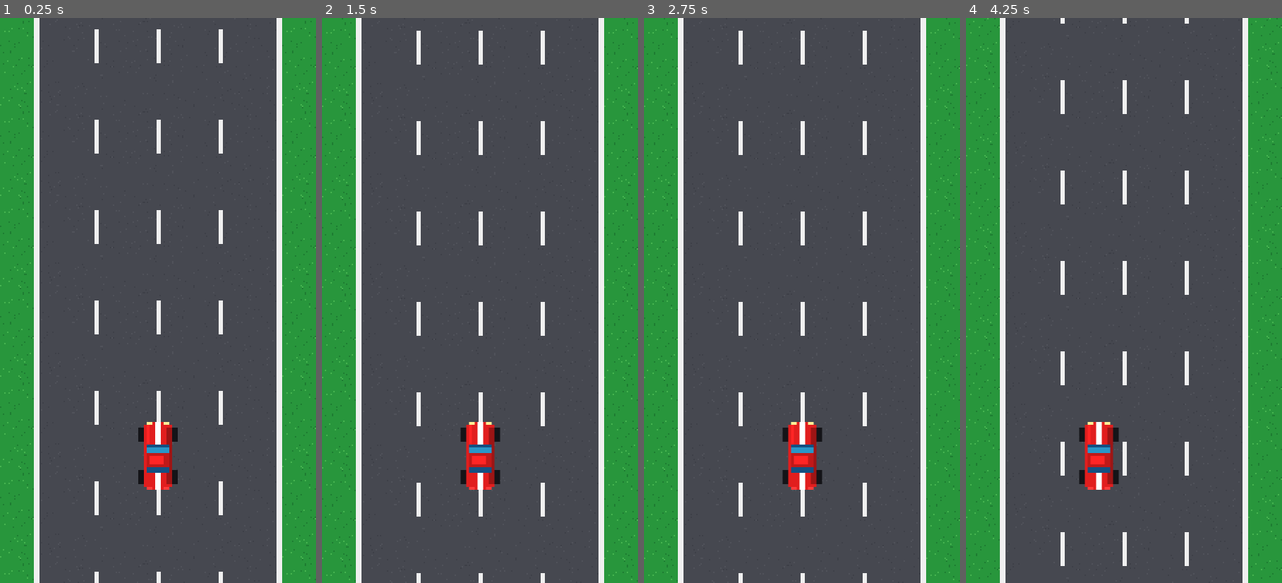
Above: before the commit, frames 1-4 (left to right).
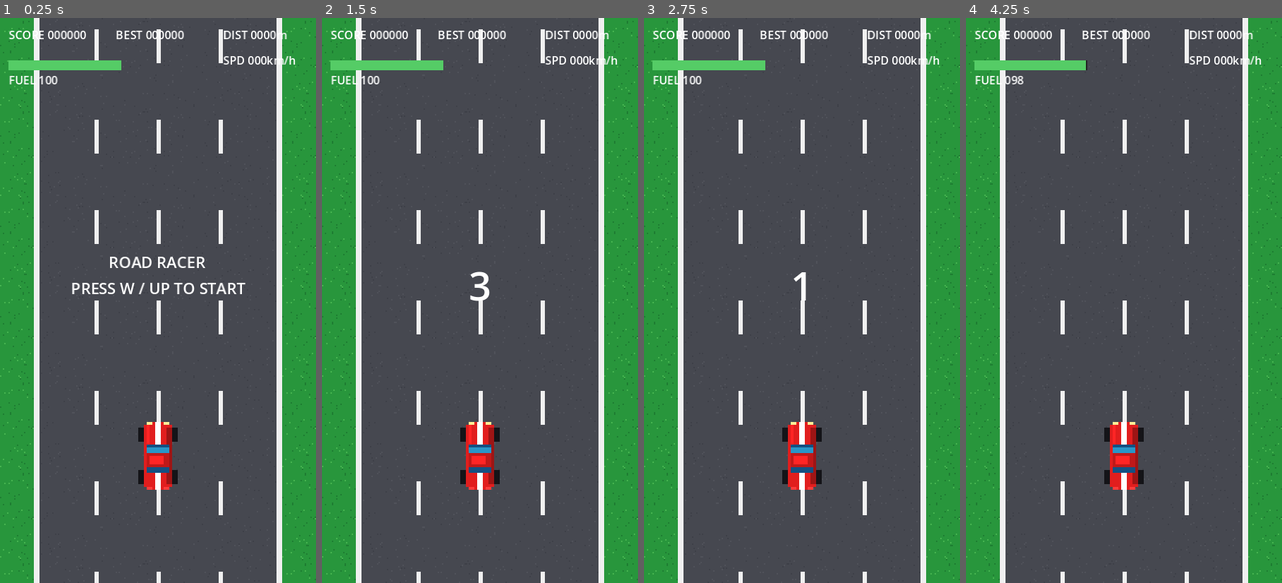
Above: after the commit, the same moments.

Repository: WhySamir/ROAD_RACER
Game: Godot game, scene res://scenes/main.tscn
Same seed, same stepped clock (60 frames per second), same inputs: the game is played once before the commit and once after it.
Inputs:
- Up to frame 1 (0.25 s): no input
- Up to frame 2 (1.5 s): tap W at 0.5 s; hold D (steer_right) 0.53-1.28 s; tap Space (jump) at 0.6, 0.77, 1.07, 1.25, 1.35 s; hold Down (brake) from 1.28 s (still down)
- Up to frame 3 (2.75 s): tap Space (jump) at 1.52, 1.82, 2.1 s; tap Enter at 2 s; release Down (brake) at 2.03 s; hold D (steer_right) from 2.03 s (still down)
- Up to frame 4 (4.25 s): release D (steer_right) at 2.78 s; hold Up (accelerate) 2.78-3.53 s; tap Space (jump) at 2.85, 3.02, 3.32, 3.6, 3.77, 4.07 s; hold Insert (steer_left) from 3.53 s (still down)

The runs differ from the first frame. In frame 1, 2.2% of the frame differs, in the area x 2-94%, y 2-49%; in frame 2, 3.2%; in frame 3, 3.2%; in frame 4, 8.0%, in the area x 0-100%, y 0-100%.

Commit message:
Complete Task 3: fuel system, pickups, hazards, stages, scoring, HUD and game flow

Diff:
--- /dev/null
+++ b/scenes/hazard.tscn
@@ -0,0 +1,21 @@
+[gd_scene load_steps=4 format=3]
+
+[ext_resource type="Script" path="res://scripts/hazard.gd" id="1_hazard"]
+[ext_resource type="Texture2D" path="res://assets/hazard_oil.png" id="2_oil"]
+
+[sub_resource type="RectangleShape2D" id="RectangleShape2D_hazard"]
+size = Vector2(28, 24)
+
+[node name="Hazard" type="Area2D"]
+collision_layer = 8
+collision_mask = 1
+z_index = 0
+script = ExtResource("1_hazard")
+
+[node name="Sprite2D" type="Sprite2D" parent="."]
+texture_filter = 1
+texture = ExtResource("2_oil")
+scale = Vector2(2, 2)
+
+[node name="CollisionShape2D" type="CollisionShape2D" parent="."]
+shape = SubResource("RectangleShape2D_hazard")
--- /dev/null
+++ b/scenes/hud.tscn
@@ -0,0 +1,90 @@
+[gd_scene load_steps=2 format=3]
+
+[ext_resource type="Script" path="res://scripts/hud.gd" id="1_hud"]
+
+[node name="HUD" type="CanvasLayer"]
+script = ExtResource("1_hud")
+
+[node name="Panel" type="Control" parent="."]
+layout_mode = 3
+anchors_preset = 15
+anchor_right = 1.0
+anchor_bottom = 1.0
+grow_horizontal = 2
+grow_vertical = 2
+mouse_filter = 2
+
+[node name="Score" type="Label" parent="Panel"]
+offset_left = 6.0
+offset_top = 6.0
+offset_right = 80.0
+offset_bottom = 20.0
+theme_override_font_sizes/font_size = 8
+text = "SCORE 000000"
+
+[node name="Best" type="Label" parent="Panel"]
+offset_left = 82.0
+offset_top = 6.0
+offset_right = 156.0
+offset_bottom = 20.0
+theme_override_font_sizes/font_size = 8
+text = "BEST 000000"
+
+[node name="Distance" type="Label" parent="Panel"]
+offset_left = 158.0
+offset_top = 6.0
+offset_right = 220.0
+offset_bottom = 20.0
+theme_override_font_sizes/font_size = 8
+text = "DIST 0000m"
+
+[node name="Speed" type="Label" parent="Panel"]
+offset_left = 158.0
+offset_top = 24.0
+offset_right = 220.0
+offset_bottom = 38.0
+theme_override_font_sizes/font_size = 8
+text = "SPD 000km/h"
+
+[node name="FuelBar" type="Control" parent="Panel"]
+offset_left = 6.0
+offset_top = 30.0
+offset_right = 94.0
+offset_bottom = 46.0
+
+[node name="Background" type="ColorRect" parent="Panel/FuelBar"]
+offset_right = 80.0
+offset_bottom = 7.0
+color = Color(0.12, 0.12, 0.12, 0.9)
+
+[node name="Fill" type="ColorRect" parent="Panel/FuelBar"]
+offset_right = 80.0
+offset_bottom = 7.0
+color = Color(0.33, 0.8, 0.4, 1)
+
+[node name="Value" type="Label" parent="Panel/FuelBar"]
+offset_top = 8.0
+offset_right = 80.0
+offset_bottom = 20.0
+theme_override_font_sizes/font_size = 8
+text = "FUEL 100"
+
+[node name="Message" type="Label" parent="."]
+offset_left = 24.0
+offset_top = 165.0
+offset_right = 200.0
+offset_bottom = 220.0
+theme_override_colors/font_color = Color(1, 1, 1, 1)
+theme_override_font_sizes/font_size = 11
+text = "ROAD RACER\nPRESS W / UP TO START"
+horizontal_alignment = 1
+
+[node name="Countdown" type="Label" parent="."]
+visible = false
+offset_left = 80.0
+offset_top = 170.0
+offset_right = 144.0
+offset_bottom = 240.0
+theme_override_font_sizes/font_size = 28
+text = "3"
+horizontal_alignment = 1
--- a/scenes/main.tscn
+++ b/scenes/main.tscn
@@ -1,10 +1,11 @@
-[gd_scene load_steps=6 format=3]
+[gd_scene load_steps=7 format=3]
 
 [ext_resource type="Script" path="res://scripts/road_scroller.gd" id="1_road"]
 [ext_resource type="PackedScene" path="res://scenes/player.tscn" id="2_player"]
 [ext_resource type="Texture2D" path="res://assets/tile_road.png" id="3_road_texture"]
 [ext_resource type="Texture2D" path="res://assets/tile_grass.png" id="4_grass_texture"]
 [ext_resource type="Script" path="res://scripts/game_manager.gd" id="5_manager"]
+[ext_resource type="PackedScene" path="res://scenes/hud.tscn" id="6_hud"]
 
 [node name="Main" type="Node2D"]
 
@@ -40,3 +41,5 @@
 
 [node name="Player" parent="." instance=ExtResource("2_player")]
 position = Vector2(112, 310)
+
+[node name="HUD" parent="." instance=ExtResource("6_hud")]
--- /dev/null
+++ b/scenes/pickup.tscn
@@ -0,0 +1,21 @@
+[gd_scene load_steps=4 format=3]
+
+[ext_resource type="Script" path="res://scripts/pickup.gd" id="1_pickup"]
+[ext_resource type="Texture2D" path="res://assets/pickup_fuel.png" id="2_fuel"]
+
+[sub_resource type="RectangleShape2D" id="RectangleShape2D_pickup"]
+size = Vector2(24, 24)
+
+[node name="Pickup" type="Area2D"]
+collision_layer = 4
+collision_mask = 1
+z_index = 0
+script = ExtResource("1_pickup")
+
+[node name="Sprite2D" type="Sprite2D" parent="."]
+texture_filter = 1
+texture = ExtResource("2_fuel")
+scale = Vector2(2, 2)
+
+[node name="CollisionShape2D" type="CollisionShape2D" parent="."]
+shape = SubResource("RectangleShape2D_pickup")
--- a/scripts/game_manager.gd
+++ b/scripts/game_manager.gd
@@ -7,29 +7,128 @@
 const MIN_VERTICAL_GAP: float = 90.0
 const BASE_SPAWN_INTERVAL: float = 1.65
 const STAGE_DISTANCE: float = 1500.0
+const FUEL_DRAIN_PER_SECOND: float = 1.6
+const HIGH_SPEED_FUEL_DRAIN: float = 0.01
+const PICKUP_MIN_INTERVAL: float = 8.0
+const PICKUP_MAX_INTERVAL: float = 14.0
+const HAZARD_INTERVAL: float = 5.0
 
 @export var traffic_scene: PackedScene
+@export var pickup_scene: PackedScene
+@export var hazard_scene: PackedScene
 @export var spawn_interval: float = BASE_SPAWN_INTERVAL
 
 var distance_m: float = 0.0
 var stage: int = 1
+var _last_distance_score: int = 0
 var _spawn_timer: float = 0.8
+var _pickup_timer: float = PICKUP_MIN_INTERVAL
+var _hazard_timer: float = HAZARD_INTERVAL
+var _countdown_timer: float = 0.0
+var _countdown_value: int = 0
 var _rng: RandomNumberGenerator = RandomNumberGenerator.new()
 
 func _ready() -> void:
 	_rng.randomize()
 	if traffic_scene == null:
 		traffic_scene = load("res://scenes/traffic_car.tscn") as PackedScene
+	if pickup_scene == null:
+		pickup_scene = load("res://scenes/pickup.tscn") as PackedScene
+	if hazard_scene == null:
+		hazard_scene = load("res://scenes/hazard.tscn") as PackedScene
+	GameState.reset_game()
+	GameState.set_phase("MENU")
 
 func _process(delta: float) -> void:
+	if GameState.game_phase == "MENU" or GameState.game_phase == "GAME_OVER":
+		if Input.is_action_just_pressed("accelerate") or Input.is_action_just_pressed("jump"):
+			_begin_countdown()
+		return
+	if GameState.game_phase == "COUNTDOWN":
+		_process_countdown(delta)
+		return
+	if GameState.game_phase != "PLAYING":
+		return
 	distance_m += GameState.speed * delta / 10.0
 	stage = maxi(1, int(distance_m / STAGE_DISTANCE) + 1)
+	var distance_score: int = int(distance_m)
+	if distance_score > _last_distance_score:
+		GameState.score += distance_score - _last_distance_score
+		_last_distance_score = distance_score
+	GameState.distance = distance_m
+	GameState.distance_changed.emit(distance_m)
+	if stage != GameState.stage:
+		GameState.stage = stage
+		GameState.stage_changed.emit(stage)
+	var fuel_drain: float = FUEL_DRAIN_PER_SECOND + maxf(GameState.speed - 300.0, 0.0) * HIGH_SPEED_FUEL_DRAIN
+	GameState.fuel -= fuel_drain * delta
+	if GameState.fuel <= 0.0:
+		GameState.set_game_over()
+		return
 	_spawn_timer -= delta
 	if _spawn_timer <= 0.0:
 		if _try_spawn_traffic():
 			_spawn_timer = maxf(0.65, spawn_interval / (1.0 + 0.08 * float(stage - 1)))
 		else:
 			_spawn_timer = 0.2
+	_pickup_timer -= delta
+	if _pickup_timer <= 0.0:
+		_spawn_pickup()
+		_pickup_timer = _rng.randf_range(PICKUP_MIN_INTERVAL, PICKUP_MAX_INTERVAL)
+	if stage >= 2:
+		_hazard_timer -= delta
+		if _hazard_timer <= 0.0:
+			_spawn_hazard("rock" if stage >= 3 and _rng.randf() > 0.5 else "oil")
+			_hazard_timer = HAZARD_INTERVAL
+
+func _begin_countdown() -> void:
+	_cleanup_world()
+	var player: Node = get_tree().get_first_node_in_group("player")
+	if is_instance_valid(player) and player.has_method("reset_for_new_game"):
+		player.call("reset_for_new_game")
+	GameState.reset_game()
+	distance_m = 0.0
+	stage = 1
+	_last_distance_score = 0
+	GameState.set_phase("COUNTDOWN")
+	_countdown_value = 3
+	_countdown_timer = 1.0
+	GameState.countdown_changed.emit(_countdown_value)
+
+func _process_countdown(delta: float) -> void:
+	_countdown_timer -= delta
+	if _countdown_timer > 0.0:
+		return
+	_countdown_value -= 1
+	GameState.countdown_changed.emit(_countdown_value)
+	if _countdown_value <= 0:
+		GameState.set_phase("PLAYING")
+		_spawn_timer = 0.5
+	else:
+		_countdown_timer = 1.0
+
+func _cleanup_world() -> void:
+	for group_name: String in ["traffic", "pickup", "hazard"]:
+		for node: Node in get_tree().get_nodes_in_group(group_name):
+			if is_instance_valid(node):
+				node.queue_free()
+
+func _spawn_pickup() -> void:
+	if pickup_scene == null:
+		return
+	var pickup: Area2D = pickup_scene.instantiate() as Area2D
+	var lane: int = _rng.randi_range(0, LANE_COUNT - 1)
+	pickup.position = Vector2(ROAD_LEFT + 22.0 + LANE_WIDTH * lane, SPAWN_Y)
+	add_child(pickup)
+
+func _spawn_hazard(hazard_type: String) -> void:
+	if hazard_scene == null:
+		return
+	var hazard: Area2D = hazard_scene.instantiate() as Area2D
+	hazard.set("hazard_type", hazard_type)
+	var lane: int = _rng.randi_range(0, LANE_COUNT - 1)
+	hazard.position = Vector2(ROAD_LEFT + 22.0 + LANE_WIDTH * lane, SPAWN_Y)
+	add_child(hazard)
 
 func _try_spawn_traffic() -> bool:
 	var available_lanes: Array[int] = []
--- a/scripts/game_state.gd
+++ b/scripts/game_state.gd
@@ -5,6 +5,11 @@
 signal score_changed(value: int)
 signal game_over
 signal jump_meter_changed(value: float)
+signal distance_changed(value: float)
+signal stage_changed(value: int)
+signal phase_changed(value: String)
+signal countdown_changed(value: int)
+signal best_score_changed(value: int)
 
 const SAVE_PATH: String = "user://save.cfg"
 
@@ -24,14 +29,37 @@
 		score = maxi(value, 0)
 		score_changed.emit(score)
 
+var distance: float = 0.0
+var stage: int = 1
+var game_phase: String = "MENU"
+
 func _ready() -> void:
 	_load_high_score()
 
 func set_game_over() -> void:
+	if game_phase == "GAME_OVER":
+		return
 	if score > high_score:
 		high_score = score
 		_save_high_score()
+		best_score_changed.emit(high_score)
+	game_phase = "GAME_OVER"
+	phase_changed.emit(game_phase)
 	game_over.emit()
+
+func reset_game() -> void:
+	speed = 0.0
+	fuel = 100.0
+	score = 0
+	distance = 0.0
+	stage = 1
+	distance_changed.emit(distance)
+	stage_changed.emit(stage)
+	best_score_changed.emit(high_score)
+
+func set_phase(value: String) -> void:
+	game_phase = value
+	phase_changed.emit(game_phase)
 
 func _load_high_score() -> void:
 	var config: ConfigFile = ConfigFile.new()
--- /dev/null
+++ b/scripts/hazard.gd
@@ -0,0 +1,21 @@
+extends Area2D
+
+const OFFSCREEN_Y: float = 460.0
+
+@export var hazard_type: String = "oil"
+
+func _ready() -> void:
+	add_to_group("hazard")
+	area_entered.connect(_on_area_entered)
+	if hazard_type == "rock":
+		$Sprite2D.texture = load("res://assets/hazard_rock.png") as Texture2D
+
+func _physics_process(delta: float) -> void:
+	global_position.y += GameState.speed * delta
+	if global_position.y > OFFSCREEN_Y:
+		queue_free()
+
+func _on_area_entered(area: Area2D) -> void:
+	if area.is_in_group("player_hitbox") and area.has_method("receive_hazard_hit"):
+		area.call("receive_hazard_hit", self)
+		queue_free()
--- /dev/null
+++ b/scripts/hud.gd
@@ -0,0 +1,51 @@
+extends CanvasLayer
+
+@onready var _score_label: Label = $Panel/Score
+@onready var _best_label: Label = $Panel/Best
+@onready var _distance_label: Label = $Panel/Distance
+@onready var _speed_label: Label = $Panel/Speed
+@onready var _fuel_bar: ColorRect = $Panel/FuelBar/Fill
+@onready var _fuel_value: Label = $Panel/FuelBar/Value
+@onready var _message: Label = $Message
+@onready var _countdown: Label = $Countdown
+
+func _ready() -> void:
+	GameState.score_changed.connect(_on_score_changed)
+	GameState.best_score_changed.connect(_on_best_changed)
+	GameState.distance_changed.connect(_on_distance_changed)
+	GameState.speed_changed.connect(_on_speed_changed)
+	GameState.fuel_changed.connect(_on_fuel_changed)
+	GameState.phase_changed.connect(_on_phase_changed)
+	GameState.countdown_changed.connect(_on_countdown_changed)
+	_on_score_changed(GameState.score)
+	_on_best_changed(GameState.high_score)
+	_on_distance_changed(GameState.distance)
+	_on_speed_changed(GameState.speed)
+	_on_fuel_changed(GameState.fuel)
+	_on_phase_changed(GameState.game_phase)
+
+func _on_score_changed(value: int) -> void:
+	_score_label.text = "SCORE %06d" % value
+
+func _on_best_changed(value: int) -> void:
+	_best_label.text = "BEST %06d" % value
+
+func _on_distance_changed(value: float) -> void:
+	_distance_label.text = "DIST %04dm" % int(value)
+
+func _on_speed_changed(value: float) -> void:
+	_speed_label.text = "SPD %03dkm/h" % int(value / 2.2)
+
+func _on_fuel_changed(value: float) -> void:
+	var ratio: float = clampf(value / 100.0, 0.0, 1.0)
+	_fuel_bar.size.x = 80.0 * ratio
+	_fuel_bar.color = Color("55cc66") if value > 50.0 else (Color("e6c84f") if value > 20.0 else Color("e64f4f"))
+	_fuel_value.text = "FUEL %03d" % int(value)
+
+func _on_phase_changed(value: String) -> void:
+	_message.visible = value == "MENU" or value == "GAME_OVER"
+	_message.text = "ROAD RACER\nPRESS W / UP TO START" if value == "MENU" else "GAME OVER\nPRESS W / UP TO RETRY"
+	_countdown.visible = value == "COUNTDOWN"
+
+func _on_countdown_changed(value: int) -> void:
+	_countdown.text = str(value) if value > 0 else "GO!"
--- /dev/null
+++ b/scripts/pickup.gd
@@ -0,0 +1,20 @@
+extends Area2D
+
+const PICKUP_VALUE: float = 25.0
+const SCORE_VALUE: int = 100
+const OFFSCREEN_Y: float = 460.0
+
+func _ready() -> void:
+	add_to_group("pickup")
+	area_entered.connect(_on_area_entered)
+
+func _physics_process(delta: float) -> void:
+	global_position.y += GameState.speed * delta
+	if global_position.y > OFFSCREEN_Y:
+		queue_free()
+
+func _on_area_entered(area: Area2D) -> void:
+	if area.is_in_group("player_hitbox") and GameState.game_phase == "PLAYING":
+		GameState.fuel += PICKUP_VALUE
+		GameState.score += SCORE_VALUE
+		queue_free()
--- a/scripts/player.gd
+++ b/scripts/player.gd
@@ -40,6 +40,10 @@
 	$Hitbox.area_entered.connect(_on_hitbox_area_entered)
 
 func _physics_process(delta: float) -> void:
+	if GameState.game_phase != "PLAYING":
+		velocity = Vector2.ZERO
+		GameState.speed = 0.0
+		return
 	_update_speed(delta)
 	_update_steering(delta)
 	move_and_slide()
@@ -76,7 +80,7 @@
 	var vertical_distance: float = absf(global_position.y - other.global_position.y)
 	var side_swipe_limit: float = 52.0 * SIDE_SWIPE_HEIGHT_RATIO
 	if vertical_distance < side_swipe_limit:
-		_start_side_swipe(other)
+		_start_spin(other, true)
 	else:
 		_start_hard_crash()
 	if area.has_method("bump_from_player"):
@@ -85,17 +89,26 @@
 func receive_traffic_hit(traffic: Node2D) -> void:
 	_on_hitbox_area_entered(traffic as Area2D)
 
-func _start_side_swipe(other: Node2D) -> void:
+func receive_hazard_hit(hazard: Node2D) -> void:
+	if _invulnerable:
+		return
+	if str(hazard.get("hazard_type")) == "oil":
+		_start_spin(null, false)
+	else:
+		_start_hard_crash()
+
+func _start_spin(other: Node2D, should_push: bool) -> void:
 	if _invulnerable or _spinning:
 		return
 	_spinning = true
 	_invulnerable = true
 	speed *= SIDE_SWIPE_SPEED_RATIO
 	GameState.speed = speed
-	var push_direction: float = signf(global_position.x - other.global_position.x)
-	if is_zero_approx(push_direction):
-		push_direction = 1.0
-	global_position.x = clampf(global_position.x + push_direction * 18.0, SCREEN_LEFT, SCREEN_RIGHT)
+	if should_push and is_instance_valid(other):
+		var push_direction: float = signf(global_position.x - other.global_position.x)
+		if is_zero_approx(push_direction):
+			push_direction = 1.0
+		global_position.x = clampf(global_position.x + push_direction * 18.0, SCREEN_LEFT, SCREEN_RIGHT)
 	var spin_tween: Tween = create_tween()
 	spin_tween.tween_property(_sprite, "rotation", _base_sprite_rotation + TAU * 2.0, SIDE_SWIPE_DURATION)
 	GameState.fuel -= SIDE_SWIPE_FUEL_COST
@@ -104,6 +117,16 @@
 	_spinning = false
 	await get_tree().create_timer(INVULNERABLE_DURATION).timeout
 	_invulnerable = false
+
+func reset_for_new_game() -> void:
+	speed = 0.0
+	GameState.speed = 0.0
+	global_position = Vector2(112.0, 310.0)
+	velocity = Vector2.ZERO
+	_invulnerable = false
+	_spinning = false
+	_sprite.visible = true
+	_sprite.rotation = _base_sprite_rotation
 
 func _start_hard_crash() -> void:
 	if _invulnerable:
Not shown, added: scripts/hazard.gd.uid
Not shown, added: scripts/hud.gd.uid
Not shown, added: scripts/pickup.gd.uid
